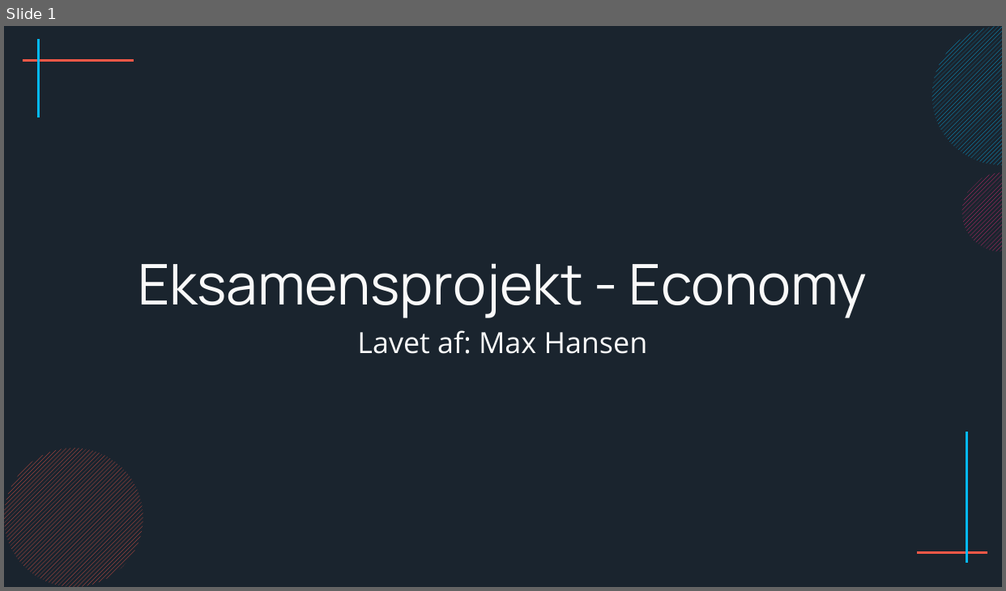
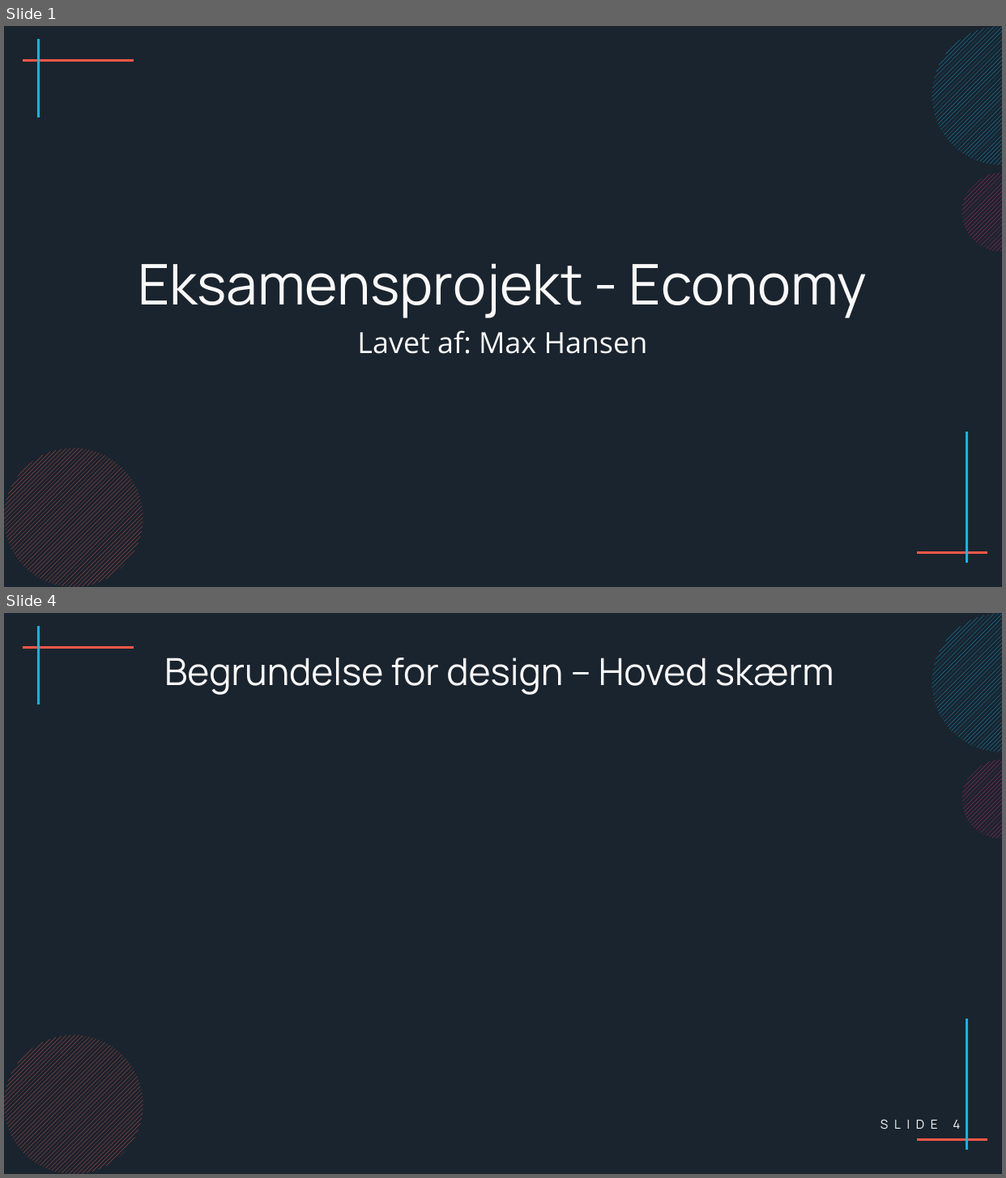
Before and after one commit to ProgrammeringOTGDKlassen/D-klassen-Programmering, a slide deck: Eksamensprojekt - Max/Præsentation/Præsentation af eksamensprojekt.pptx. Shown one above the other, each under a label of ours: slide 1 before the commit, slides 1 and 4 after it; the slides between them are not shown. The pictures are 1006x591 and 1006x1178 pixels, drawn with LibreOffice and Linux fonts; fonts in the diff are those of the drawing. Boxes give left, top, right and bottom in pixels: in the first picture for what was removed or moved away, otherwise in the second. Text is boxed around its words. In the diff, an @@ line names an element or a change of style, - is before the commit and + after.

```diff
--- a/Eksamensprojekt - Max/Præsentation/Præsentation af eksamensprojekt.pptx
+++ b/Eksamensprojekt - Max/Præsentation/Præsentation af eksamensprojekt.pptx
@@ slide 4 added at (4,613,1002,1174), background #1A242E; not listed: 7 template elements that a slide beside it also shows @@
@@ text added at (164,658,833,695), 36 pt, text #F9F9F9 @@
+Begrundelse for design – Hoved skærm
@@ page number added at (953,1120,960,1129), 12 pt, text #F9F9F9 @@
+SLIDE 4
```
Also in this commit, not shown: 1 slide changed, 1 other slide added.
